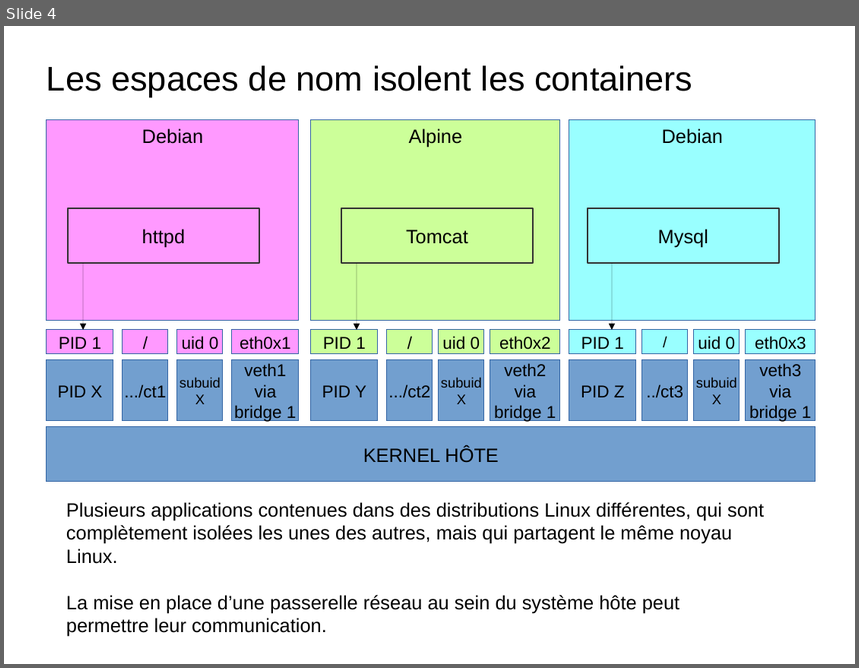
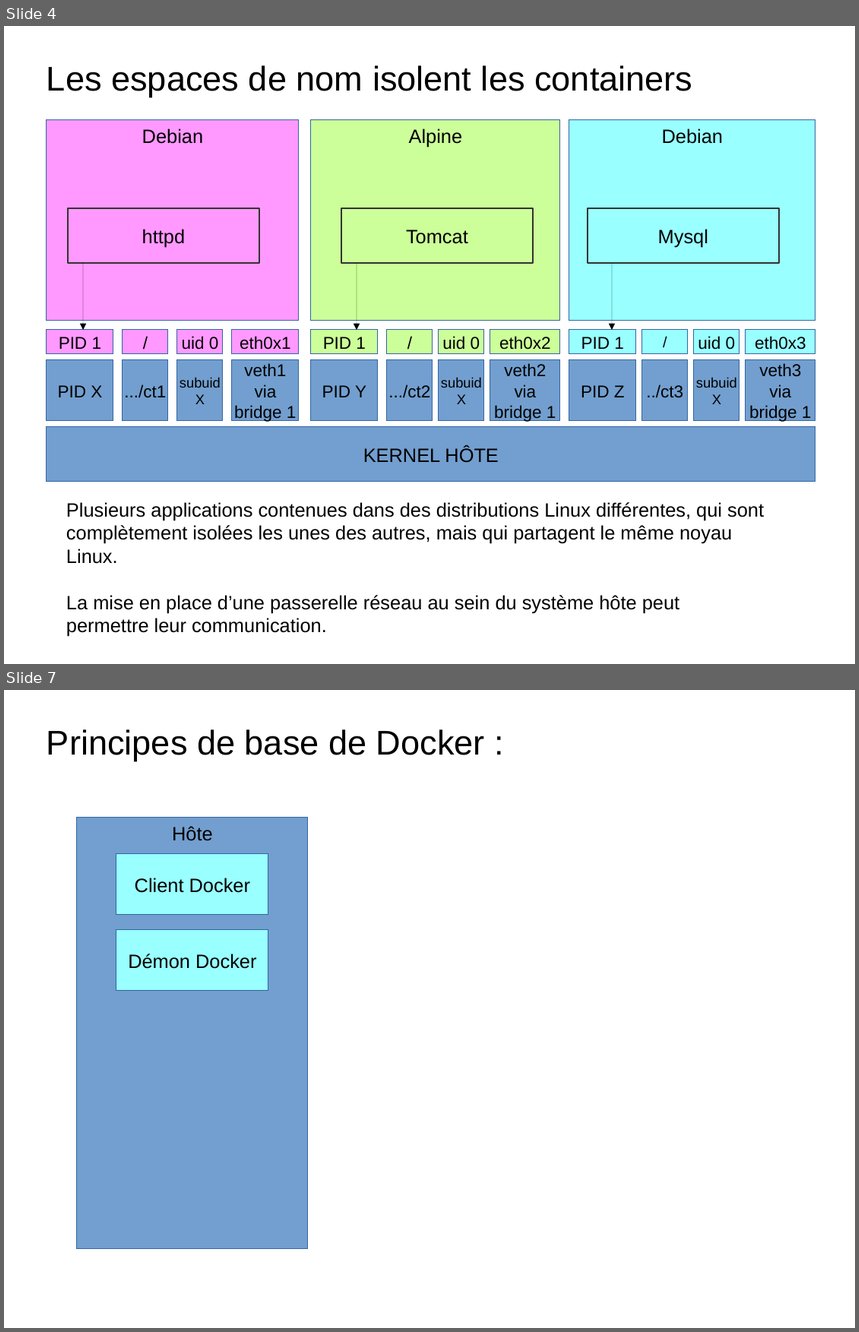
Before and after one commit to charleshuber/4t, a slide deck: presentation_smb215.odp. Shown one above the other, each under a label of ours: slide 4 before the commit, slides 4 and 7 after it; the slides between them are not shown. The pictures are 859x668 and 859x1332 pixels, drawn with LibreOffice and Linux fonts; fonts in the diff are those of the drawing. Boxes give left, top, right and bottom in pixels: in the first picture for what was removed or moved away, otherwise in the second. Text is boxed around its words. In the diff, an @@ line names an element or a change of style, - is before the commit and + after.

Commit message:
presentation docker

```diff
--- a/presentation_smb215.odp
+++ b/presentation_smb215.odp
@@ slide 7 added at [4, 690, 855, 1328], background #FFFFFF @@
@@ subtitle added at [47, 730, 485, 761], 32 pt, text #000000 @@
+Principes de base de Docker :
@@ rectangle added at [77, 818, 307, 1249], fill #729FCF, outline #3465A4 0 pt, 18 pt, text #000000 @@
+H￴ôte
@@ rectangle added at [116, 854, 269, 916], fill #99FFFF, outline #3465A4 0 pt, 18 pt, text #000000 @@
+Client Docker
@@ rectangle added at [116, 930, 269, 991], fill #99FFFF, outline #3465A4 0 pt, 18 pt, text #000000 @@
+Démon Docker
```
Also in this commit, not shown: 2 slides changed, 3 other slides added, 1 slide removed, 1 other file.
